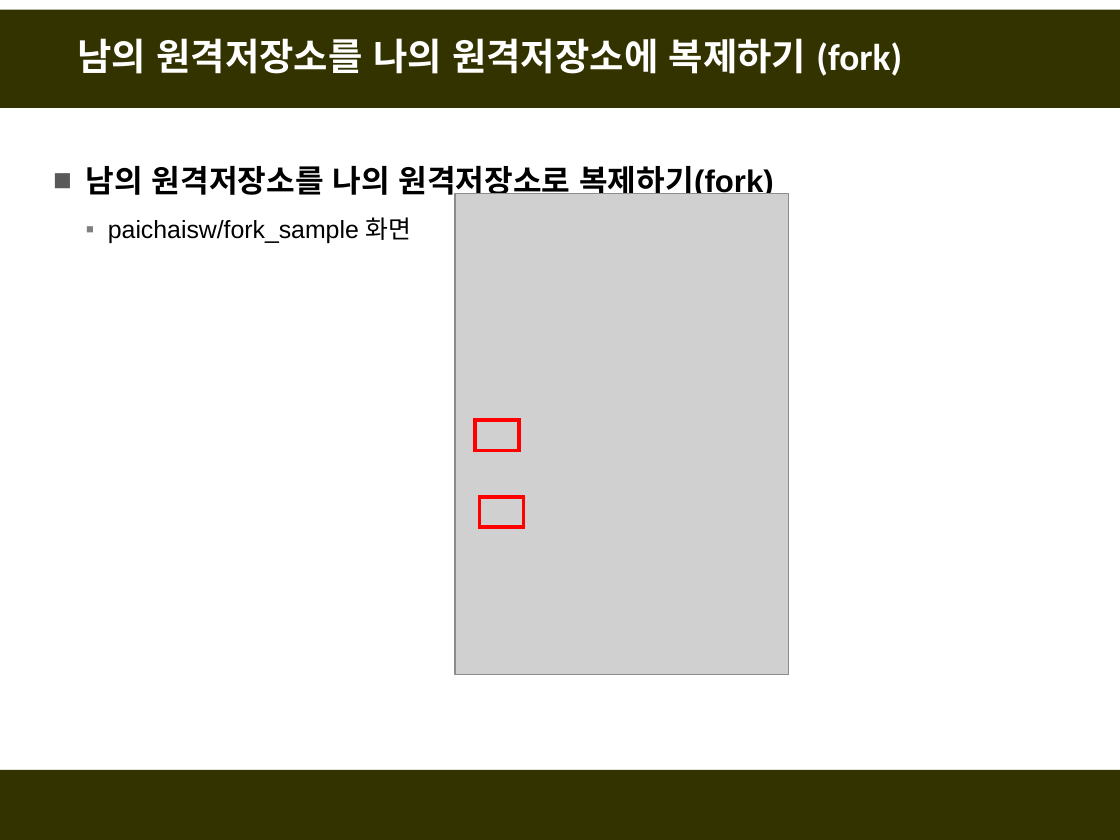
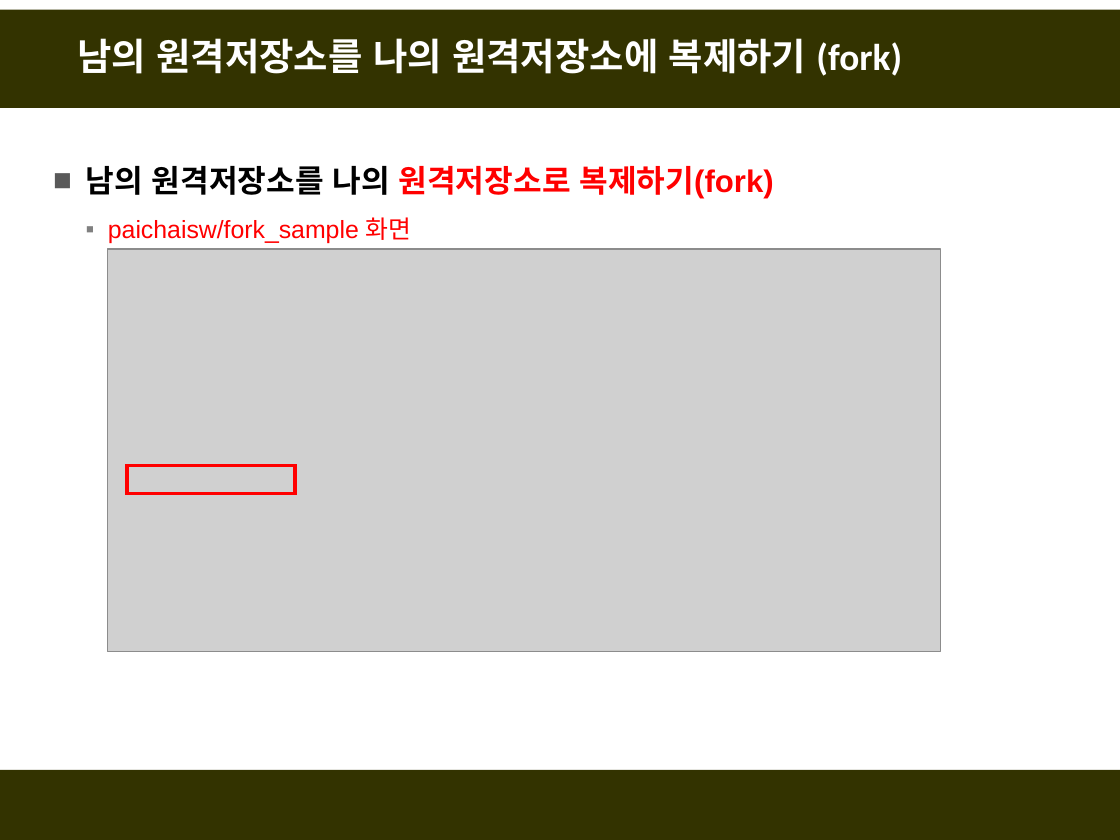
Before and after one commit to fasthill/github-lecture, a slide deck: slide 5 of git및github첫걸음3-원격저장소이용.pptx. Drawn at 1120x840 pixels with LibreOffice and Linux fonts; fonts in the diff are those of the drawing; grey boxes stand for pictures. Boxes give left, top, right and bottom in pixels: in the first picture for what was removed or moved away, otherwise in the second. Text is boxed around its words. In the diff, an @@ line names an element or a change of style, - is before the commit and + after.

```diff
--- a/git및github첫걸음3-원격저장소이용.pptx
+++ b/git및github첫걸음3-원격저장소이용.pptx
@@ text "남의 원격저장소를 나의 원격저장소로 복제하기(fork)" at [86, 166, 773, 243]: text colour #000000 to #FF0000 in "원격저장소로 복제하기(fork)", "paichaisw/fork_sample 화면" @@
@@ picture removed at [455, 194, 788, 674] @@
@@ picture added at [108, 249, 941, 652] @@
@@ rectangle removed at [475, 420, 519, 450] @@
@@ rectangle: place and size @@
-rectangle at [479, 497, 523, 528]
+rectangle at [127, 466, 295, 494]
```
Also in this commit, not shown: 1 other slide changed, 10 slides added.
